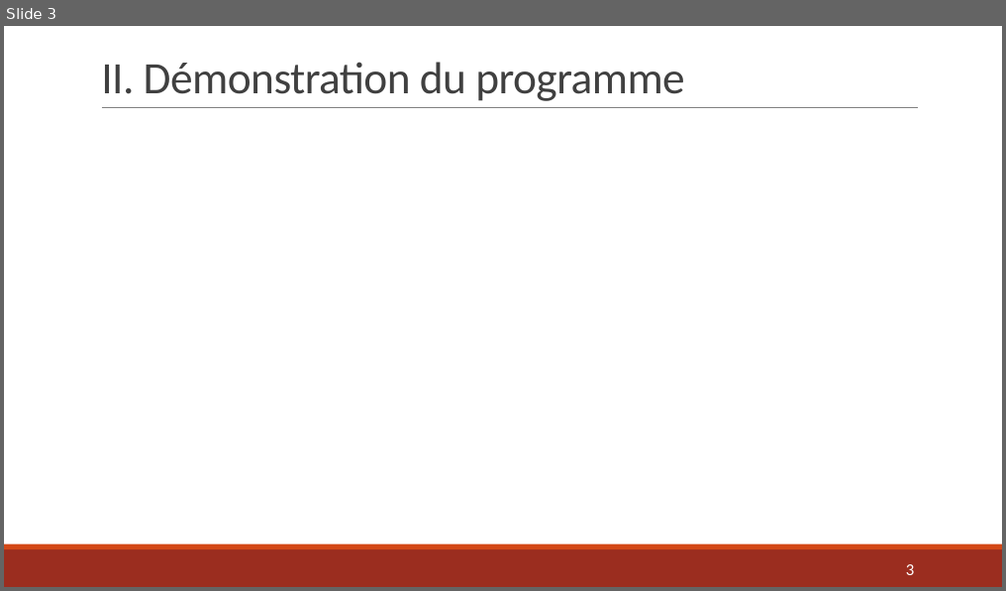
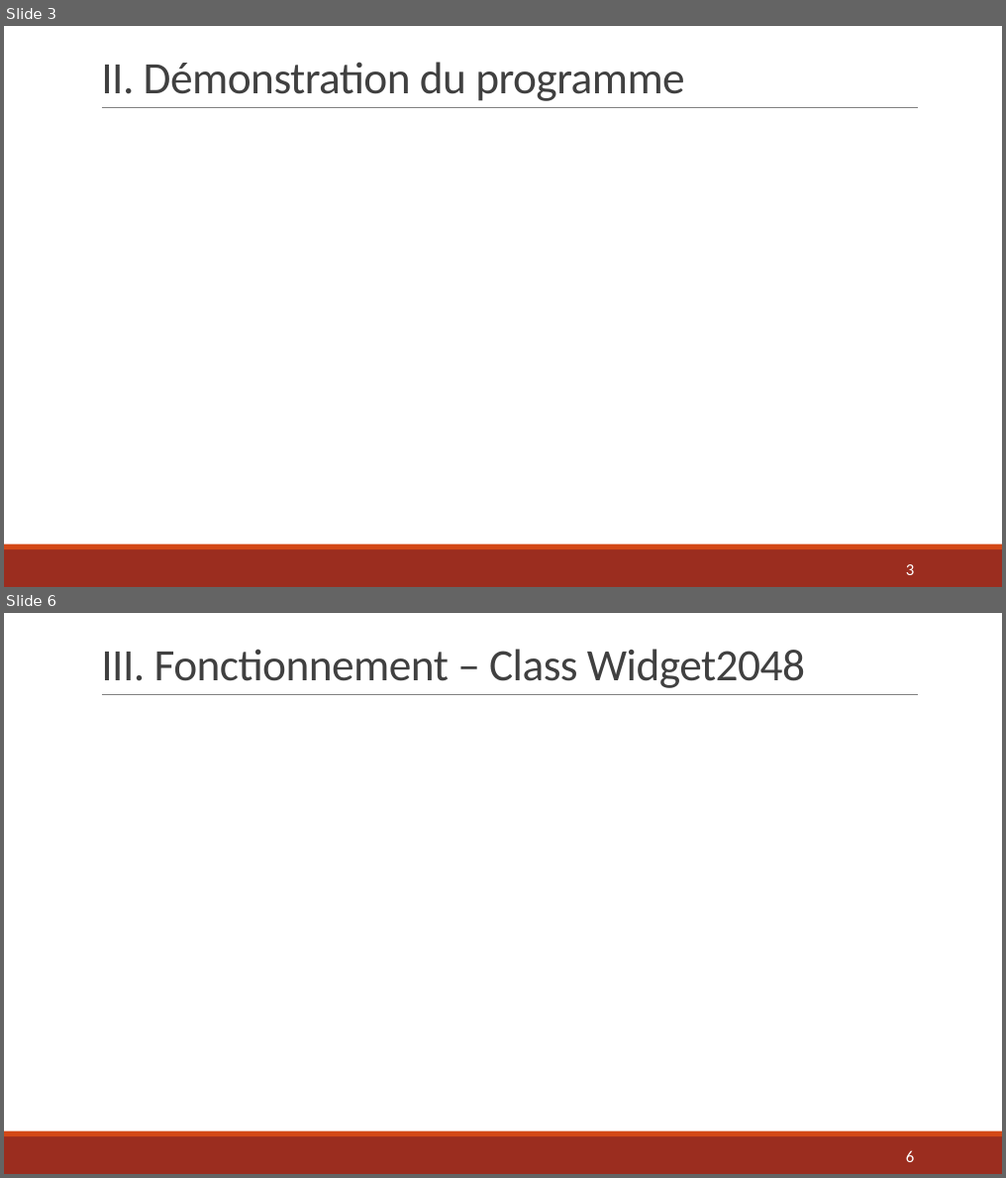
Before and after one commit to AlexandraDarco/prog_2048, a slide deck: Projet Info – Jeu 2048.pptx. Shown one above the other, each under a label of ours: slide 3 before the commit, slides 3 and 6 after it; the slides between them are not shown. The pictures are 1006x591 and 1006x1178 pixels, drawn with LibreOffice and Linux fonts; fonts in the diff are those of the drawing. Boxes give left, top, right and bottom in pixels: in the first picture for what was removed or moved away, otherwise in the second. Text is boxed around its words. In the diff, an @@ line names an element or a change of style, - is before the commit and + after.

```diff
--- a/Projet Info – Jeu 2048.pptx
+++ b/Projet Info – Jeu 2048.pptx
@@ slide 6 added at (4, 613, 1002, 1174), background #FFFFFF; not listed: 3 template elements that a slide beside it also shows @@
@@ title added at (101, 649, 805, 688), 43.2 pt, text #404040 @@
+III. Fonctionnement – Class Widget2048
@@ page number added at (906, 1151, 914, 1162), 16 pt, text #FFFFFF @@
+6
```
Also in this commit, not shown: 1 slide changed, 2 other slides added, 1 other file.
